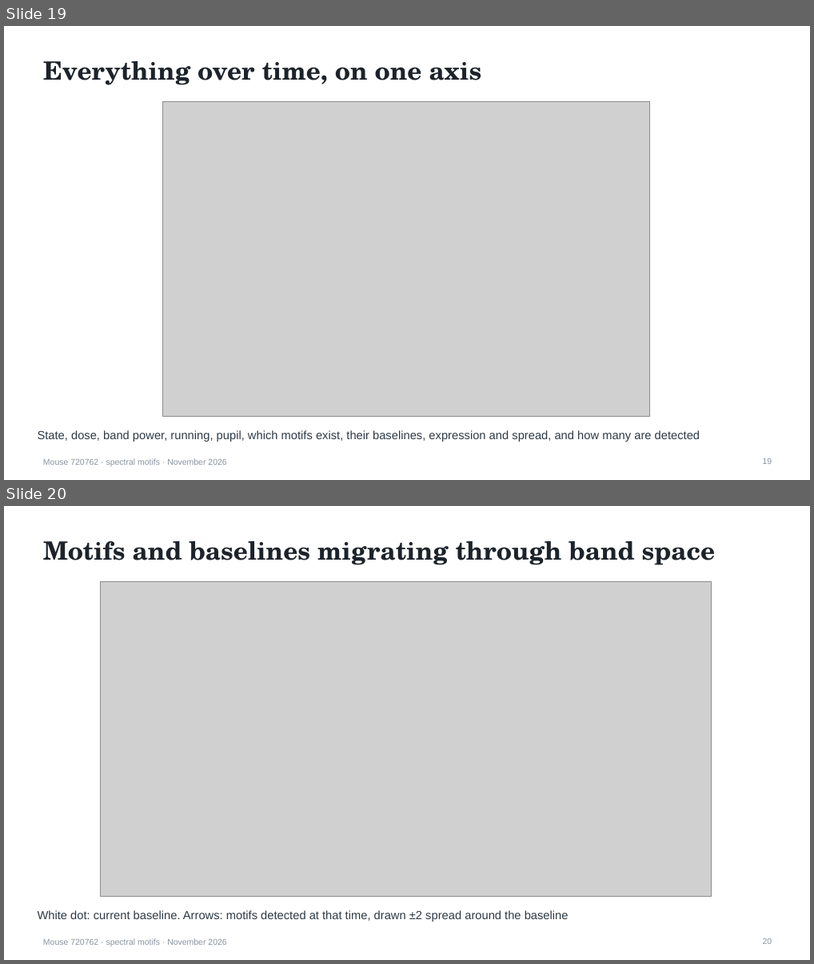
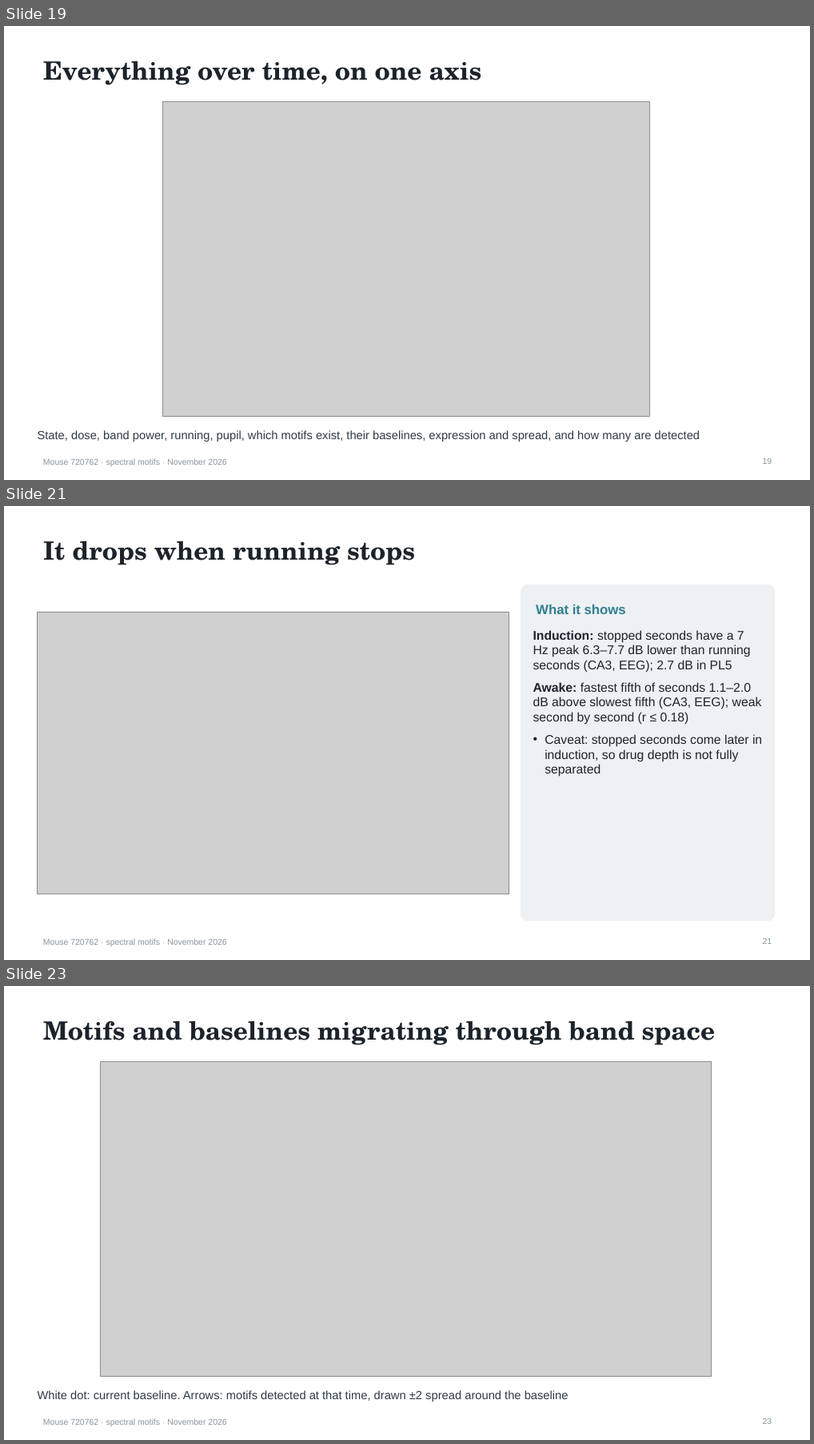
Before and after one commit to saasberkeley/dc-allen, a slide deck: data/out/2026-11-10_report/motif_tracking_report.pptx. Shown one above the other, each under a label of ours: slides 19 and 20 before the commit, slides 19, 21 and 23 after it; the slides between them are not shown. The pictures are 814x964 and 814x1444 pixels, drawn with LibreOffice and Linux fonts; fonts in the diff are those of the drawing; grey boxes stand for pictures. Boxes give left, top, right and bottom in pixels: in the first picture for what was removed or moved away, otherwise in the second. Text is boxed around its words. In the diff, an @@ line names an element or a change of style, - is before the commit and + after.

```diff
--- a/data/out/2026-11-10_report/motif_tracking_report.pptx
+++ b/data/out/2026-11-10_report/motif_tracking_report.pptx
@@ slide 21 added at bbox=[4, 506, 810, 960], background #FFFFFF; not listed: 1 template element that a slide beside it also shows @@
@@ title added at bbox=[43, 541, 415, 565], 30 pt, text #1D232B, bold @@
+It drops when running stops
@@ rounded rectangle added at bbox=[522, 584, 775, 920], fill #EEF1F4, outline #EEF1F4 1 pt @@
@@ picture added at bbox=[38, 612, 509, 894] @@
@@ text added at bbox=[536, 604, 626, 614], 16 pt, text #2F7F8F, bold @@
+What it shows
@@ text added at bbox=[534, 630, 762, 776], 15 pt, text #1D232B @@
+• Induction: stopped seconds have a 7 Hz peak 6.3–7.7 dB lower than running seconds (CA3, EEG); 2.7 dB in PL5
+• Awake: fastest fifth of seconds 1.1–2.0 dB above slowest fifth (CA3, EEG); weak second by second (r ≤ 0.18)
+• Caveat: stopped seconds come later in induction, so drug depth is not fully separated
@@ page number added at bbox=[763, 938, 773, 944], 10 pt, text #8A94A0 @@
+21
@@ what was slide 20 is now slide 23 @@
@@ page number at bbox=[763, 1418, 773, 1424]: text changed @@
-20
+23
```
Also in this commit, not shown: 1 slide changed, 2 other slides added, 9 other files.
